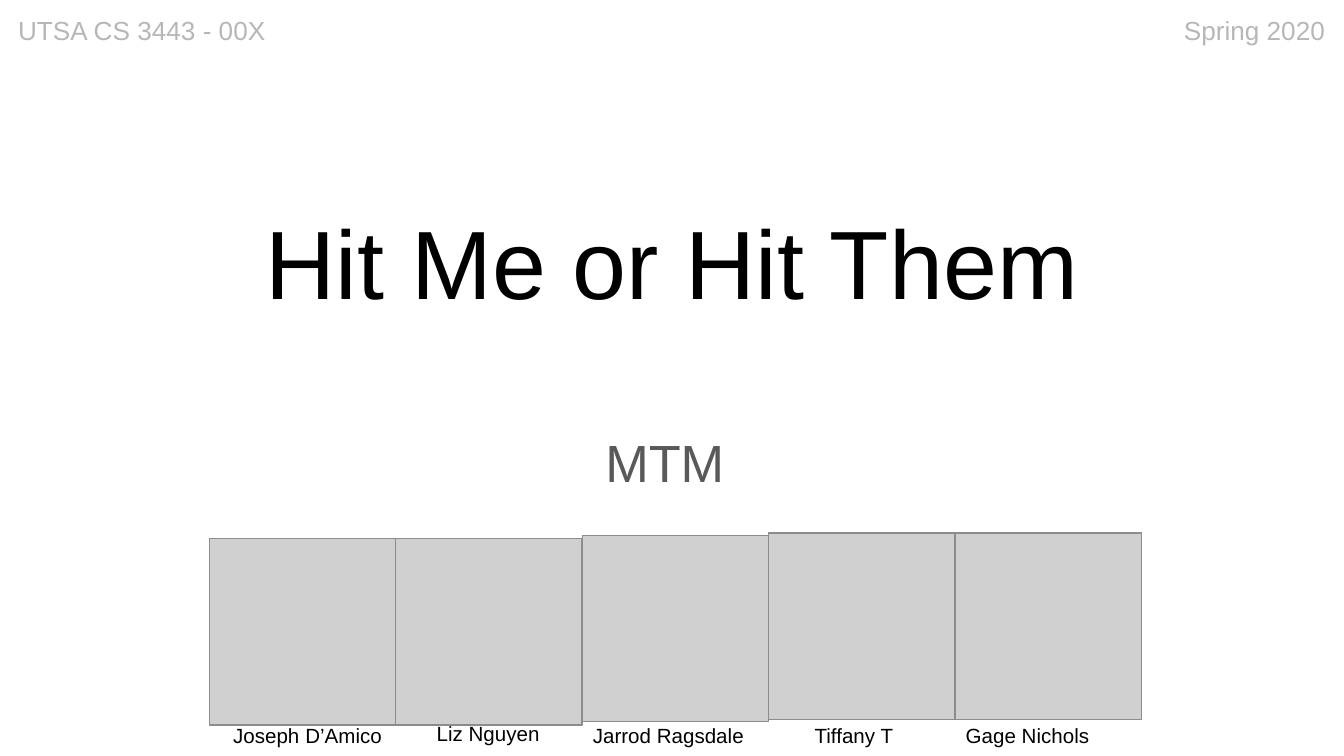
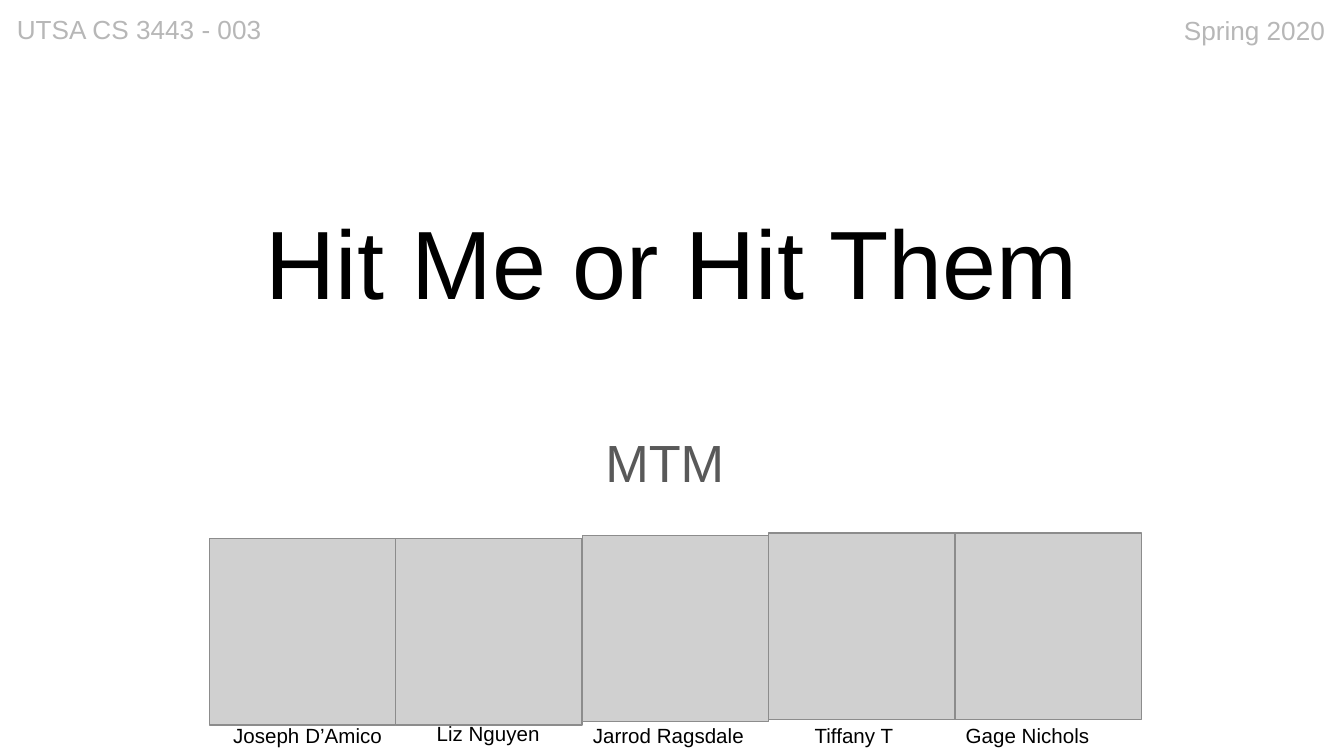
Before and after one commit to JayBlaine/Hit-Me-Or-Hit-Them, a slide deck: slide 1 of Applications Proposal.pptx. Drawn at 1344x756 pixels with LibreOffice and Linux fonts; fonts in the diff are those of the drawing; grey boxes stand for pictures. Boxes give left, top, right and bottom in pixels: in the first picture for what was removed or moved away, otherwise in the second. Text is boxed around its words. In the diff, an @@ line names an element or a change of style, - is before the commit and + after.

```diff
--- a/Applications Proposal.pptx
+++ b/Applications Proposal.pptx
@@ text at bbox=[17, 21, 261, 39]: text changed @@
-UTSA CS 3443 - 00X
+UTSA CS 3443 - 003
```
Also in this commit, not shown: 3 other slides changed.
